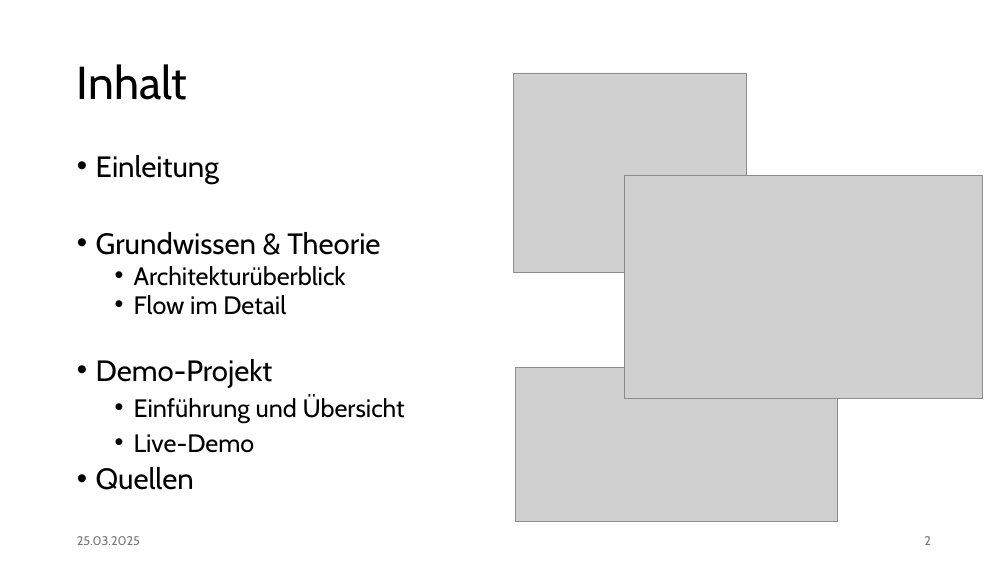
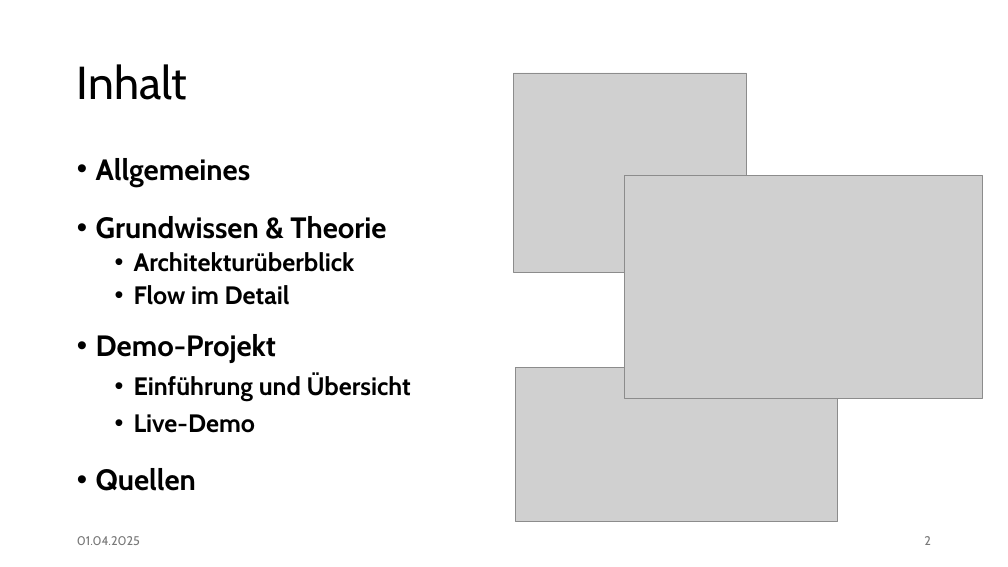
Before and after one commit to jonasaberger/DBI_JavaVaadin, a slide deck: slide 2 of 00_Docs/Projektpraesentation.pptx. Drawn at 1008x567 pixels with LibreOffice and Linux fonts; fonts in the diff are those of the drawing; grey boxes stand for pictures. Boxes give left, top, right and bottom in pixels: in the first picture for what was removed or moved away, otherwise in the second. Text is boxed around its words. In the diff, an @@ line names an element or a change of style, - is before the commit and + after.

```diff
--- a/00_Docs/Projektpraesentation.pptx
+++ b/00_Docs/Projektpraesentation.pptx
@@ text at [96, 158, 250, 187]: text changed; bold on @@
-• Einleitung
+• Allgemeines
@@ text at [96, 216, 411, 491]: bold on; line spacing 0.8 to 0.9 @@
@@ text at [77, 536, 140, 545]: text changed @@
-25.03.2025
+01.04.2025
```
Also in this commit, not shown: 22 other slides changed, 1 slide added, 1 slide removed, 3 other files.
